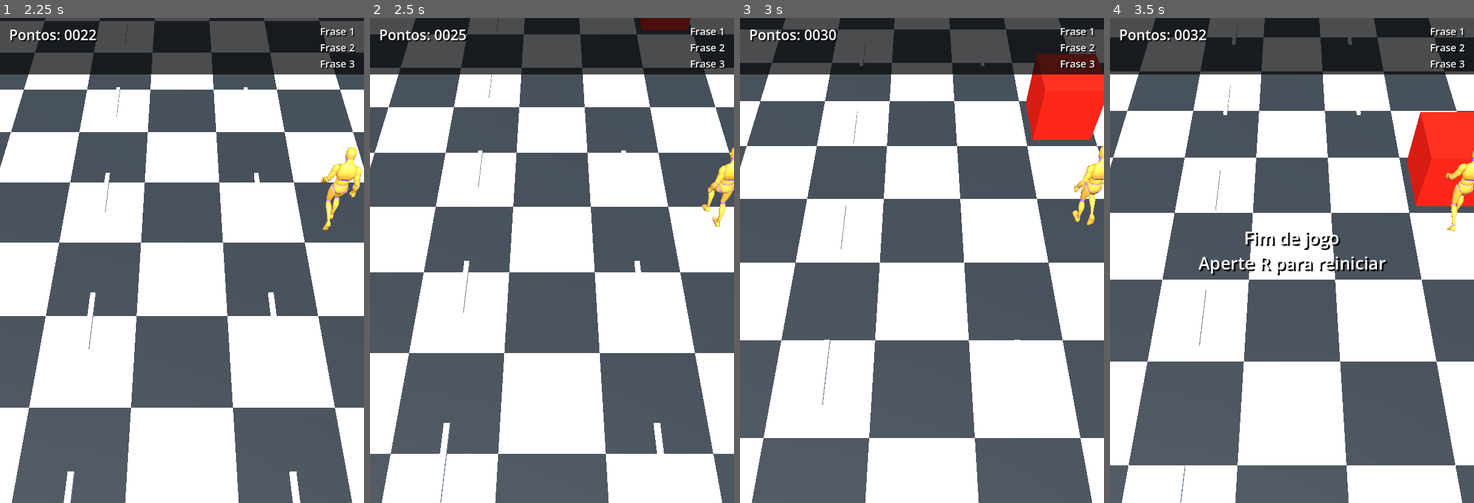
Above: before the commit, frames 1-4 (left to right).
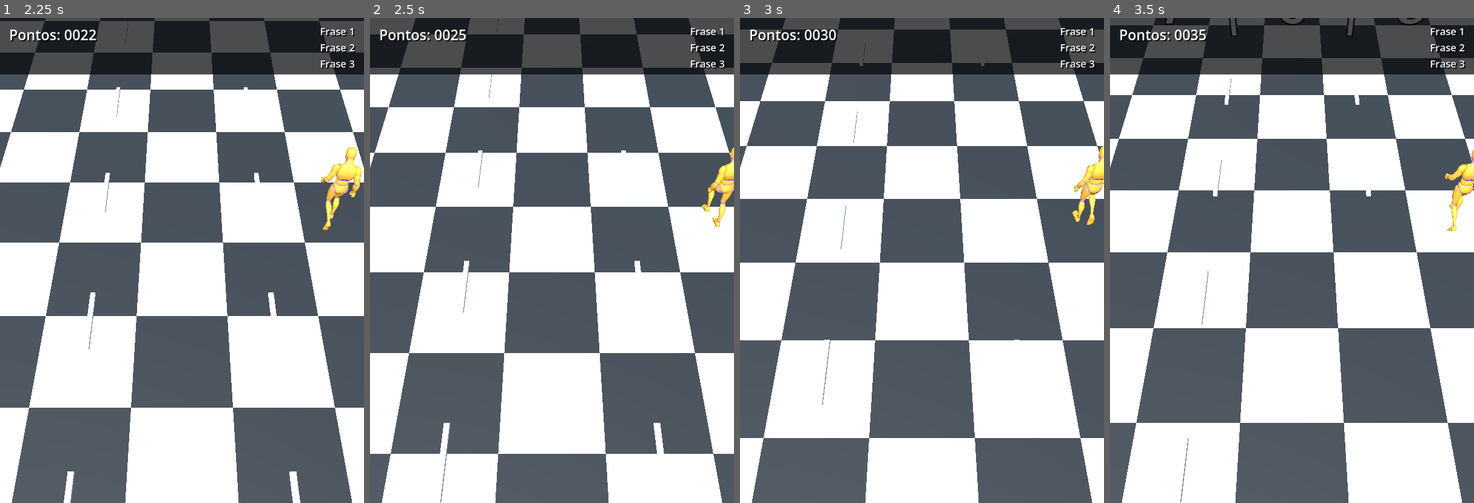
Above: after the commit, the same moments.

Repository: joaopedromsantos/CPG-2026-CTRL-Y
Game: Godot game, scene res://scenes/main.tscn
Same seed, same stepped clock (60 frames per second), same inputs: the game is played once before the commit and once after it.
Inputs:
- Up to frame 1 (2.25 s): tap Enter at 0.5 s; hold Right 0.53-1.28 s; tap R at 0.6, 1.35, 2.1 s; hold Left 1.28-2.03 s; hold Right from 2.03 s (still down)
- Up to frame 2 (2.5 s): keep holding Right
- Up to frame 3 (3 s): keep holding Right; tap R at 2.85 s
- Up to frame 4 (3.5 s): keep holding Right

Frame 1 is identical in both runs. In frame 2, 0.3% of the frame differs, in the area x 74-88%, y 0-3%; in frame 3, 3.3%; in frame 4, 40%, in the area x 0-100%, y 0-93%.

Commit message:
feat: refactor RunnerBlocos to spawn number rows and update tick logic

Diff:
--- a/scripts/blocos.gd
+++ b/scripts/blocos.gd
@@ -1,72 +1,76 @@
 class_name RunnerBlocos
 extends Node3D
 
-signal player_hit
-
 var world_speed := 8.0
-var spawn_time := 1.05
+var steps_per_spawn := 10
+var step_distance := 1.0
 var floor_back_z := -18.0
 var floor_front_z := 11.6
 
 var _lane_positions: Array[float] = []
-var _spawn_timer := 0.0
-var _obstacles: Array[MeshInstance3D] = []
+var _distance_since_spawn := 0.0
+var _number_rows: Array[Node3D] = []
 var _rng := RandomNumberGenerator.new()
-var _mat_obstacle: StandardMaterial3D
 
 
 func setup(lane_positions: Array[float]) -> void:
-	name = "Blocos"
+	name = "Numeros"
 	_lane_positions = lane_positions
 	_rng.randomize()
-	_build_material()
 	reset()
 
 
 func reset() -> void:
-	for obstacle in _obstacles:
-		obstacle.queue_free()
+	for row in _number_rows:
+		row.queue_free()
 
-	_obstacles.clear()
-	_spawn_timer = 0.35
+	_number_rows.clear()
+	_distance_since_spawn = 0.0
 
 
-func tick(delta: float, player_position: Vector3) -> void:
-	_spawn_timer -= delta
-	if _spawn_timer <= 0.0:
-		_spawn_obstacle()
-		_spawn_timer = spawn_time
+func tick(delta: float, _player_position: Vector3) -> void:
+	_distance_since_spawn += world_speed * delta
+	if _distance_since_spawn >= float(steps_per_spawn) * step_distance:
+		_spawn_number_row()
+		_distance_since_spawn = 0.0
 
-	for obstacle in _obstacles.duplicate():
-		obstacle.position.z += world_speed * delta
-		if obstacle.position.z > floor_front_z:
-			_obstacles.erase(obstacle)
-			obstacle.queue_free()
-		elif _collides_with_player(obstacle, player_position):
-			player_hit.emit()
+	for row in _number_rows.duplicate():
+		row.position.z += world_speed * delta
+		if row.position.z > floor_front_z:
+			_number_rows.erase(row)
+			row.queue_free()
 
 
-func _build_material() -> void:
-	_mat_obstacle = StandardMaterial3D.new()
-	_mat_obstacle.albedo_color = Color(0.9, 0.12, 0.08)
-	_mat_obstacle.roughness = 0.35
+func _spawn_number_row() -> void:
+	var row := Node3D.new()
+	row.name = "LinhaNumeros"
+	row.position.z = floor_back_z
+	add_child(row)
+	_number_rows.append(row)
+
+	for lane_index in _lane_positions.size():
+		var number_label := _make_number_label(str(_rng.randi_range(0, 9)))
+		number_label.position = Vector3(_lane_positions[lane_index], 0.85, 0.0)
+		row.add_child(number_label)
+
+		if lane_index < _lane_positions.size() - 1:
+			var separator_label := _make_number_label("|")
+			separator_label.position = Vector3(
+				(_lane_positions[lane_index] + _lane_positions[lane_index + 1]) * 0.5,
+				0.85,
+				0.0
+			)
+			row.add_child(separator_label)
 
 
-func _spawn_obstacle() -> void:
-	var lane := _rng.randi_range(0, _lane_positions.size() - 1)
-	var mesh := BoxMesh.new()
-	mesh.size = Vector3(1.15, 1.15, 1.15)
-
-	var obstacle := MeshInstance3D.new()
-	obstacle.name = "Obstacle"
-	obstacle.mesh = mesh
-	obstacle.material_override = _mat_obstacle
-	obstacle.position = Vector3(_lane_positions[lane], 0.58, floor_back_z)
-	add_child(obstacle)
-	_obstacles.append(obstacle)
-
-
-func _collides_with_player(obstacle: MeshInstance3D, player_position: Vector3) -> bool:
-	var x_close := absf(obstacle.position.x - player_position.x) < 0.95
-	var z_close := absf(obstacle.position.z - player_position.z) < 0.95
-	return x_close and z_close
+func _make_number_label(text: String) -> Label3D:
+	var label := Label3D.new()
+	label.text = text
+	label.font_size = 96
+	label.pixel_size = 0.013
+	label.modulate = Color.WHITE
+	label.outline_size = 10
+	label.outline_modulate = Color.BLACK
+	label.horizontal_alignment = HORIZONTAL_ALIGNMENT_CENTER
+	label.vertical_alignment = VERTICAL_ALIGNMENT_CENTER
+	return label
--- a/scripts/main.gd
+++ b/scripts/main.gd
@@ -86,7 +86,6 @@
 	_blocos.world_speed = WORLD_SPEED
 	_blocos.floor_back_z = FLOOR_BACK_Z
 	_blocos.floor_front_z = FLOOR_FRONT_Z
-	_blocos.player_hit.connect(_end_game)
 	add_child(_blocos)
 	_blocos.setup(_lane_positions)
 
